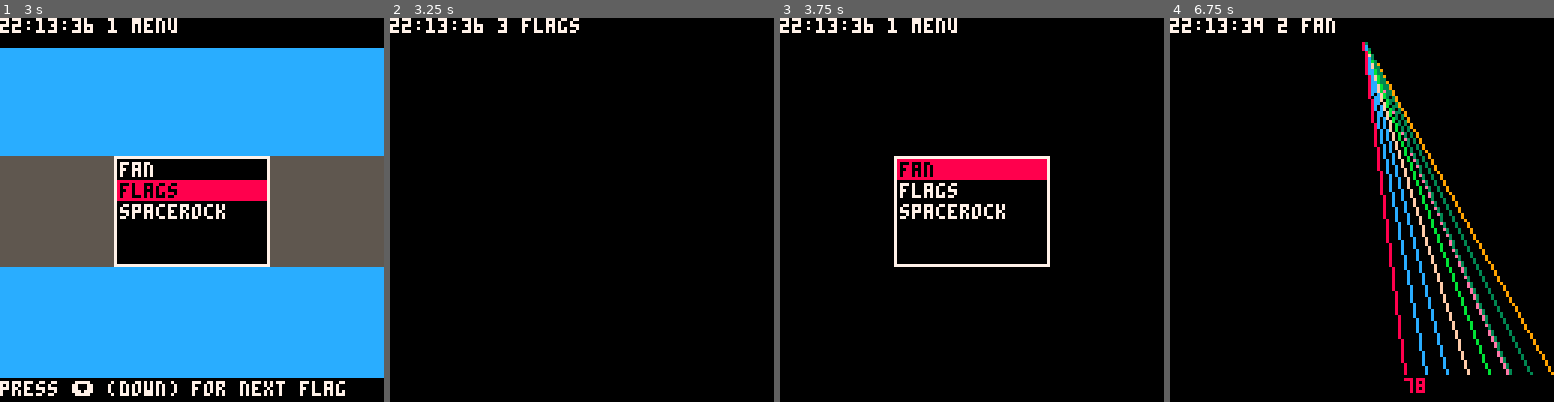
Above: before the commit, frames 1-4 (left to right).
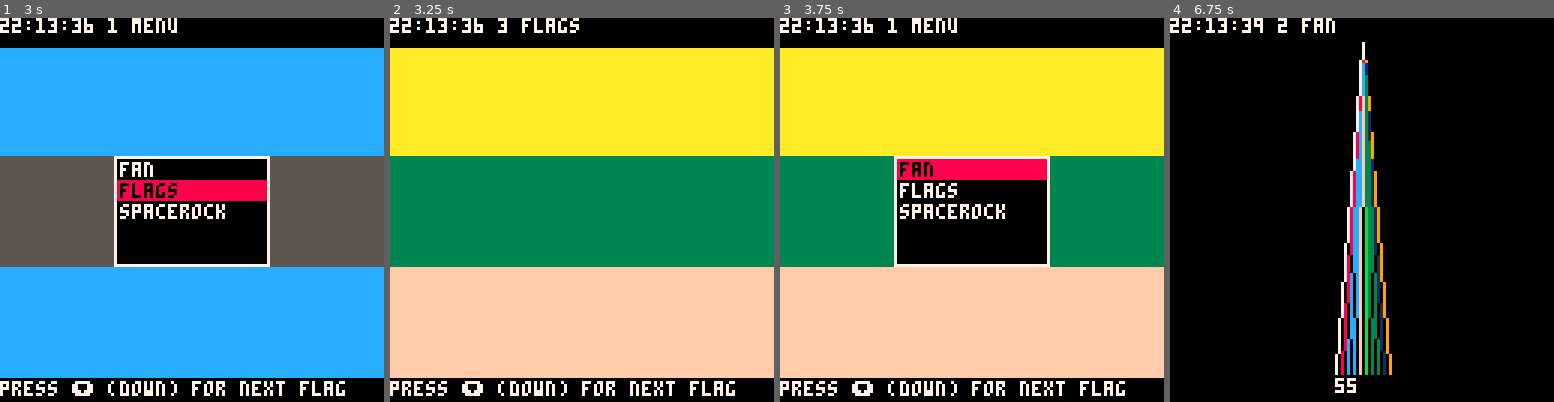
Above: after the commit, the same moments.

Repository: marsfromlars/lamodejuste
Game: PICO-8 cartridge carts/lamodejuste.p8
Same seed, same stepped clock (60 frames per second), same inputs: the game is played once before the commit and once after it.
Inputs:
- Up to frame 1 (3 s): tap O (Z key) at 0.33, 0.7, 1.43, 2.22 s; tap X (X key) at 1.07, 2.07, 2.4, 2.73 s; hold Left 1.97-2.37 s; hold Down 2.42-2.82 s; hold Right from 2.87 s (still down)
- Up to frame 2 (3.25 s): keep holding Right; tap X (X key) at 3.07 s; tap O (Z key) at 3.1 s
- Up to frame 3 (3.75 s): tap X (X key) at 3.4, 3.73 s; release Right at 3.53 s; hold Up from 3.58 s (still down)
- Up to frame 4 (6.75 s): tap O (Z key) every 0.88 s from 3.98 to 6.63 s; tap X (X key) every 0.33 s from 4.07 to 6.73 s; release Up at 4.08 s; hold Right 4.13-4.53 s; hold Down 4.58-5.08 s; hold Left 5.13-5.8 s; hold Up 5.85-6.18 s; hold Left 6.23-6.63 s; hold Down from 6.68 s (still down)

Frame 1 is identical in both runs. In frame 2, 87% of the frame differs, in the area x 0-100%, y 7-99%; in frame 3, 76%; in frame 4, 11%.

Commit message:
state handling fixed in flags

Diff:
--- a/carts/lamodejuste.p8
+++ b/carts/lamodejuste.p8
@@ -16,7 +16,6 @@
     apps = { create_menu(), create_fan(), create_flags(), create_spacerock() }
     return_to_menu()
     sprite_rock = 0
-    flag_created = false
     print( "starting up "..app.name )
 end
 
@@ -126,20 +125,21 @@
 function create_flags()
 
     local flags = {
-        name = "flags"
+        name = "flags",
+        flag_created = false
     }
 
     function flags:activate()
-        cls()
+        self.flag_created = false
     end
 
     function flags:update()
         if btnp( action ) then return_to_menu() end
-        if btnp( down ) then flag_created = false end
+        if btnp( down ) then self.flag_created = false end
     end
 
     function flags:draw()
-        if not flag_created then
+        if not self.flag_created then
             cls()
             top = 10
             bot = 120
@@ -148,7 +148,7 @@
             rectfill(0,top+h,127,top+2*h,flr(rnd(16)))
             rectfill(0,top+2*h,127,top+3*h,flr(rnd(16)))
             print( "press ⬇️ (down) for next flag", 0, 121, white )
-            flag_created = true
+            self.flag_created = true
         end
     end
 
@@ -229,7 +229,7 @@
 end
 
 function two_digits(num)
-    if num < 9 then
+    if num < 10 then
         return "0"..num
     else
         return num
